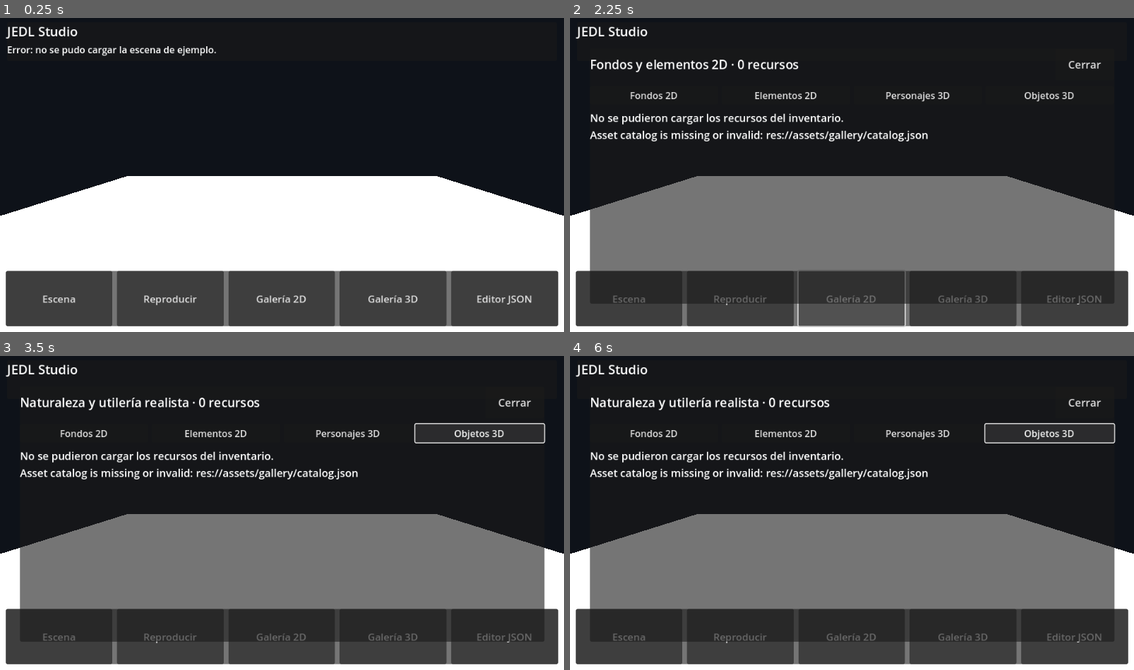
Above: before the commit, frames 1-4 (two rows, left to right).
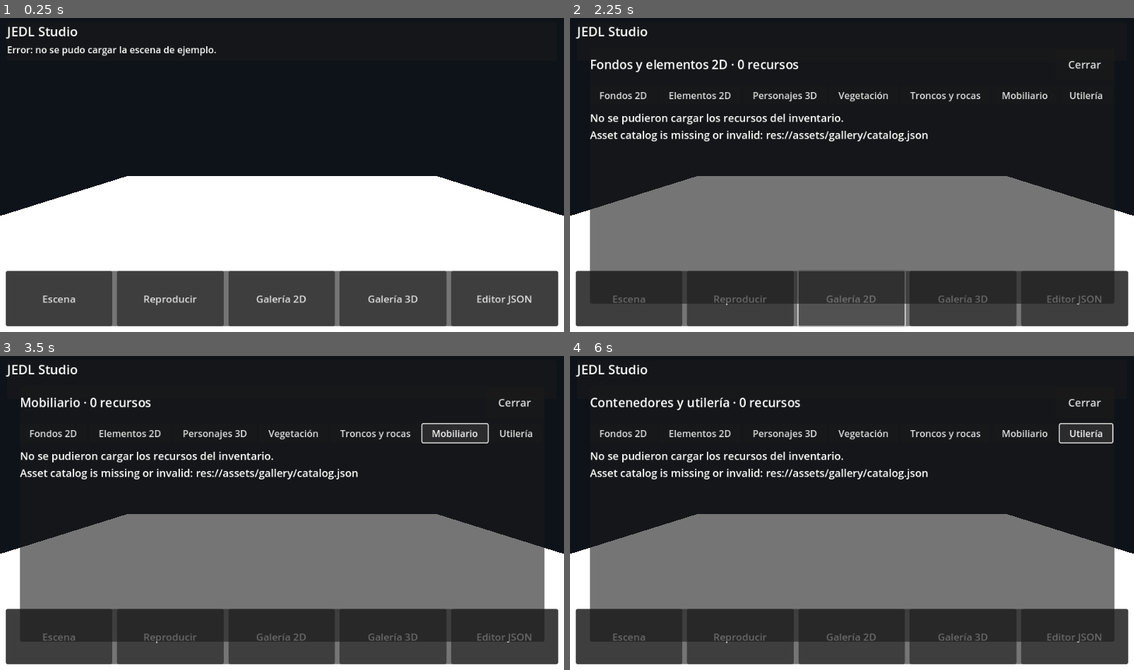
Above: after the commit, the same moments.

Repository: juancito860715-lgtm/jedl-studio
Game: Godot game, scene res://Main.tscn
Two runs of this game, one before a commit and one after it. Both use one fixed random seed, a clock stepped at 60 frames per second and the inputs below.
Inputs (mouse positions are in pixels of both pictures, inside the frame that each line leads up to):
- Up to frame 1 (0.25 s): no input
- Up to frame 2 (2.25 s): click "Escena" at 0.5 s; click "Reproducir" at 1.25 s; click "Galería 2D" at 2 s
- Up to frame 3 (3.5 s): click (479, 434) at 2.75 s, where only the run before the commit has a clickable "Objetos 3D"
- Up to frame 4 (6 s): click (863, 434) at 3.5 s, where only the run after the commit has a clickable "Vegetación"; click (947, 434) at 4.25 s, where only the run after the commit has a clickable "Troncos y rocas"; click (1026, 434) at 5 s, where only the run after the commit has a clickable "Mobiliario"; click (1083, 434) at 5.75 s, where only the run after the commit has a clickable "Utilería"

The runs differ from the first frame. In frame 2, 1.1% of the frame differs, in the area x 5-95%, y 23-27%; in frame 3, 1.9%; in frame 4, 2.1%, in the area x 3-97%, y 13-28%.

Commit message:
ui: expose new 3D asset categories in gallery filters

Diff:
--- a/scripts/Main.gd
+++ b/scripts/Main.gd
@@ -184,14 +184,17 @@
     close_gallery.add_theme_font_size_override("font_size", 18)
     close_gallery.pressed.connect(func(): gallery_panel.visible = false)
     gallery_header.add_child(close_gallery)
-    var category_row := HBoxContainer.new()
+    var category_row := HFlowContainer.new()
     category_row.add_theme_constant_override("separation", 6)
     gallery_column.add_child(category_row)
     for category_data in [
         {"label": "Fondos 2D", "kind": "2d", "category": "Fondos fotográficos"},
         {"label": "Elementos 2D", "kind": "2d", "category": "Elementos 2D individuales"},
         {"label": "Personajes 3D", "kind": "3d", "category": "Personajes animados"},
-        {"label": "Objetos 3D", "kind": "3d", "category": "Naturaleza y utilería realista"}
+        {"label": "Vegetación", "kind": "3d", "category": "Árboles y vegetación"},
+        {"label": "Troncos y rocas", "kind": "3d", "category": "Rocas y troncos"},
+        {"label": "Mobiliario", "kind": "3d", "category": "Mobiliario"},
+        {"label": "Utilería", "kind": "3d", "category": "Contenedores y utilería"}
     ]:
         var category_button := Button.new()
         category_button.text = String(category_data["label"])
